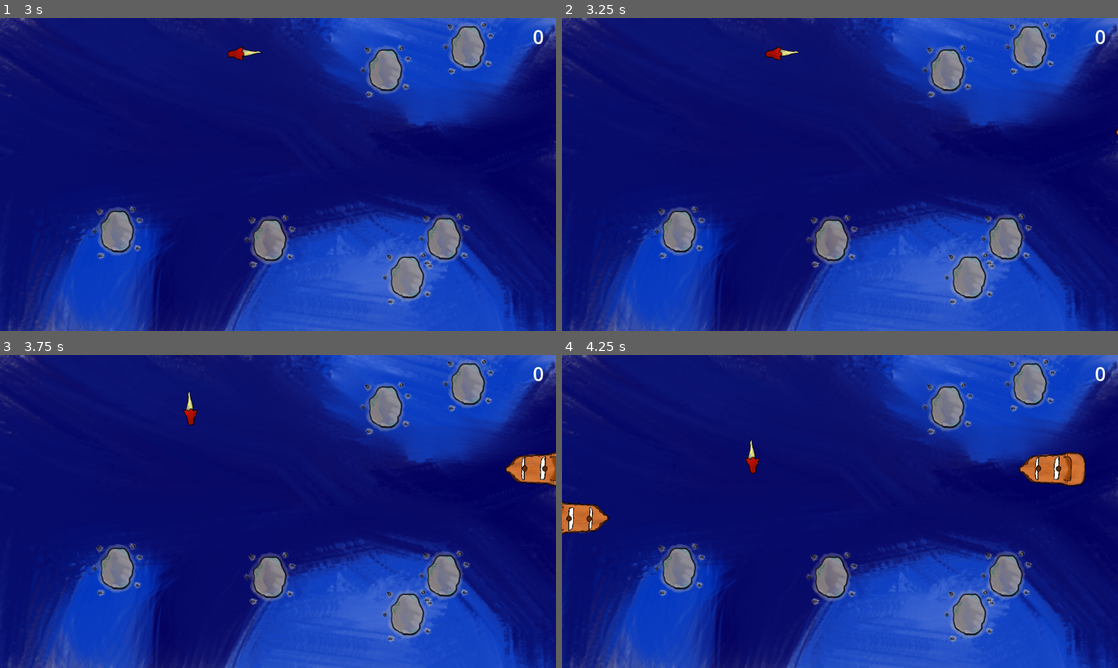
Above: before the commit, frames 1-4 (two rows, left to right).
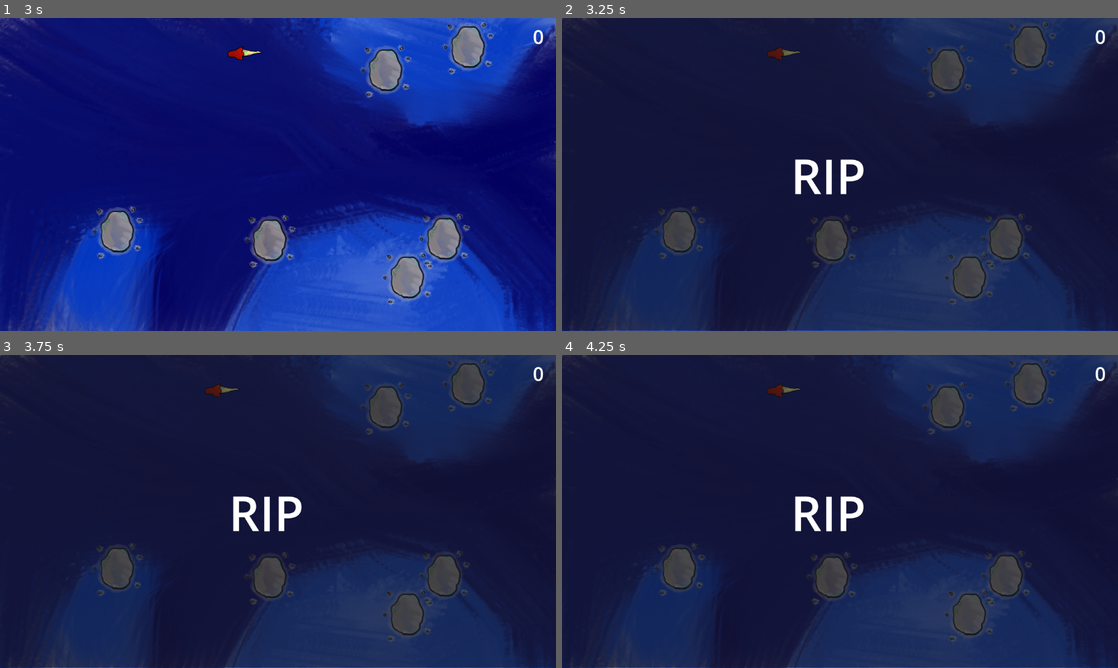
Above: after the commit, the same moments.

Repository: library-rat/Sirene-Jam
Game: Godot game, scene res://main.tscn
The game is run twice, just before and just after one commit, with the same random seed, the same clock (stepped at 60 frames per second) and the same inputs.
Inputs:
- Up to frame 1 (3 s): tap Enter at 0.5 s; hold Up (ui_up) 0.53-2.03 s; hold Left (ui_left) from 2.03 s (still down); tap Space at 2.75 s
- Up to frame 2 (3.25 s): keep holding Left (ui_left)
- Up to frame 3 (3.75 s): release Left (ui_left) at 3.53 s; hold Down (ui_down) from 3.53 s (still down)
- Up to frame 4 (4.25 s): keep holding Down (ui_down)

Frame 1 is identical in both runs. In frame 2, 99% of the frame differs, in the area x 0-100%, y 0-100%; in frame 3, 99%; in frame 4, 99%.

Commit message:
adding bloodsearching on Horror

Diff:
--- a/Entity/HorrorStates/RestingState.gd
+++ b/Entity/HorrorStates/RestingState.gd
@@ -6,8 +6,10 @@
 var random : RandomNumberGenerator
 var waiting = false
 # Called when the node enters the scene tree for the first time.
+func _ready():
+	random = RandomNumberGenerator.new()
+
 func onSetState():
-	random = RandomNumberGenerator.new()
 	actual_resting_point = hunter.resting_points[random.randi_range(0, hunter.resting_points.size()-1)]
 
 
--- /dev/null
+++ b/Entity/HorrorStates/SearchingState.gd
@@ -0,0 +1,33 @@
+extends State
+
+var searching_speed = 100
+var random : RandomNumberGenerator
+var actual_target : Vector2
+
+
+func _ready():
+	random = RandomNumberGenerator.new()
+
+func onSetState():
+	actual_target = hunter.attention_points[random.randi_range(0, hunter.attention_points.size()-1)]
+	$Timer.start(30)
+
+func state_process(delta):
+	var direction = hunter.position.direction_to(actual_target)
+	var distance = hunter.position.distance_to(actual_target)
+	if distance < 10 :
+		hunter.attention_points.erase(actual_target)
+		if hunter.attention_points.size() <10 :
+			var sirene = get_tree().get_nodes_in_group("Sirene")[0]
+			if (sirene.position.distance_to(hunter.position) < hunter.hunting_radius ):
+				hunter.target = sirene
+				hunter.set_state("Hunting")
+			else :
+				hunter.set_state("Resting")
+		actual_target = hunter.attention_points[random.randi_range(0, hunter.attention_points.size()-1)]
+	else :
+		hunter.velocity = direction*searching_speed
+
+
+func _on_timer_timeout():
+	hunter.set_state("Resting")
--- /dev/null
+++ b/Entity/HorrorStates/SearchingState.tscn
@@ -0,0 +1,10 @@
+[gd_scene load_steps=2 format=3 uid="uid://w2cthiv5st18"]
+
+[ext_resource type="Script" path="res://Entity/HorrorStates/SearchingState.gd" id="1_m72jm"]
+
+[node name="SearchingState" type="Node"]
+script = ExtResource("1_m72jm")
+
+[node name="Timer" type="Timer" parent="."]
+
+[connection signal="timeout" from="Timer" to="." method="_on_timer_timeout"]
--- a/Entity/boat.tscn
+++ b/Entity/boat.tscn
@@ -8,7 +8,7 @@
 
 [node name="Boat" type="CharacterBody2D" groups=["Boat"]]
 position = Vector2(58, 254)
-collision_mask = 21
+collision_mask = 5
 script = ExtResource("1_ga6e6")
 
 [node name="Sprite2D" type="Sprite2D" parent="."]
--- a/Entity/horror.gd
+++ b/Entity/horror.gd
@@ -4,15 +4,17 @@
 var target : Node2D
 var resting_points : Array[Node]
 var attention_points : Array[Vector2]
+var hunting_radius = 175
 
 @onready var resting_state = $"RestingState"
 @onready var hunting_state = $"HuntingState"
+@onready var searching_state = $SearchingState
 func _ready():
-
+	$Prey_detect/CollisionShape2D.shape.radius = hunting_radius
 	resting_points = get_tree().get_nodes_in_group("RestingPoint")
 	resting_state.setHunter(self)
 	hunting_state.setHunter(self)
-
+	searching_state.setHunter(self)
 	current_state = resting_state
 	current_state.onSetState()
 
@@ -21,9 +23,15 @@
 		"Hunting" :
 			if current_state == resting_state :
 				resting_state.waiting = false
-			current_state = $"HuntingState"
+			current_state = hunting_state
 		"Resting" :
-			current_state = $"RestingState"
+			current_state = resting_state
+
+		"Searching":
+			searching_state.onSetState()
+			current_state = searching_state
+
+
 
 func _physics_process(delta):
 	current_state.state_process(delta)
@@ -44,7 +52,9 @@
 
 func add_attention_point(pos) :
 	attention_points.append(pos)
-	print(attention_points)
+	if attention_points.size() > 10 and current_state != searching_state :
+		set_state("Searching")
+
 
 func remove_attention_point(pos) :
 	attention_points.erase(pos)
--- a/Entity/horror.tscn
+++ b/Entity/horror.tscn
@@ -1,8 +1,9 @@
-[gd_scene load_steps=6 format=3 uid="uid://wttr8ledjmh8"]
+[gd_scene load_steps=7 format=3 uid="uid://wttr8ledjmh8"]
 
 [ext_resource type="Script" path="res://Entity/horror.gd" id="1_asrk4"]
 [ext_resource type="PackedScene" uid="uid://dsndvenuxby0d" path="res://Entity/HorrorStates/RestingState.tscn" id="2_ohtgy"]
 [ext_resource type="PackedScene" uid="uid://c880176rofeg4" path="res://Entity/HorrorStates/HuntingState.tscn" id="3_b8oax"]
+[ext_resource type="PackedScene" uid="uid://w2cthiv5st18" path="res://Entity/HorrorStates/SearchingState.tscn" id="4_ea58w"]
 
 [sub_resource type="CapsuleShape2D" id="CapsuleShape2D_xrt11"]
 radius = 61.0
@@ -25,6 +26,8 @@
 
 [node name="HuntingState" parent="." instance=ExtResource("3_b8oax")]
 
+[node name="SearchingState" parent="." instance=ExtResource("4_ea58w")]
+
 [node name="Prey_detect" type="Area2D" parent="."]
 collision_layer = 0
 collision_mask = 10
